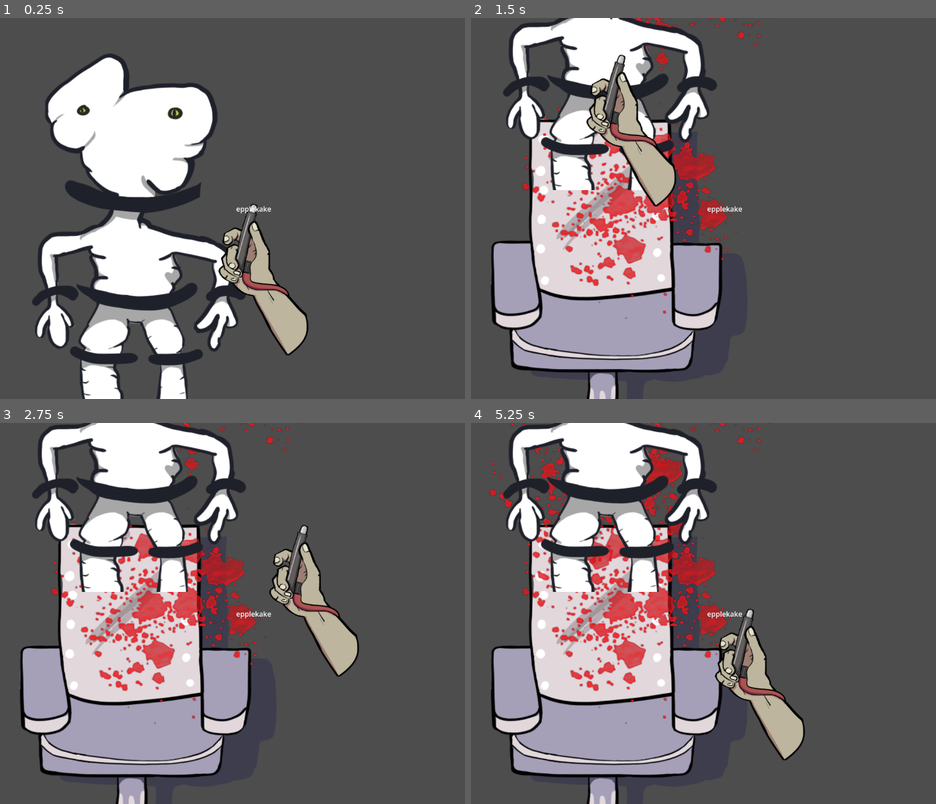
Above: before the commit, frames 1-4 (two rows, left to right).
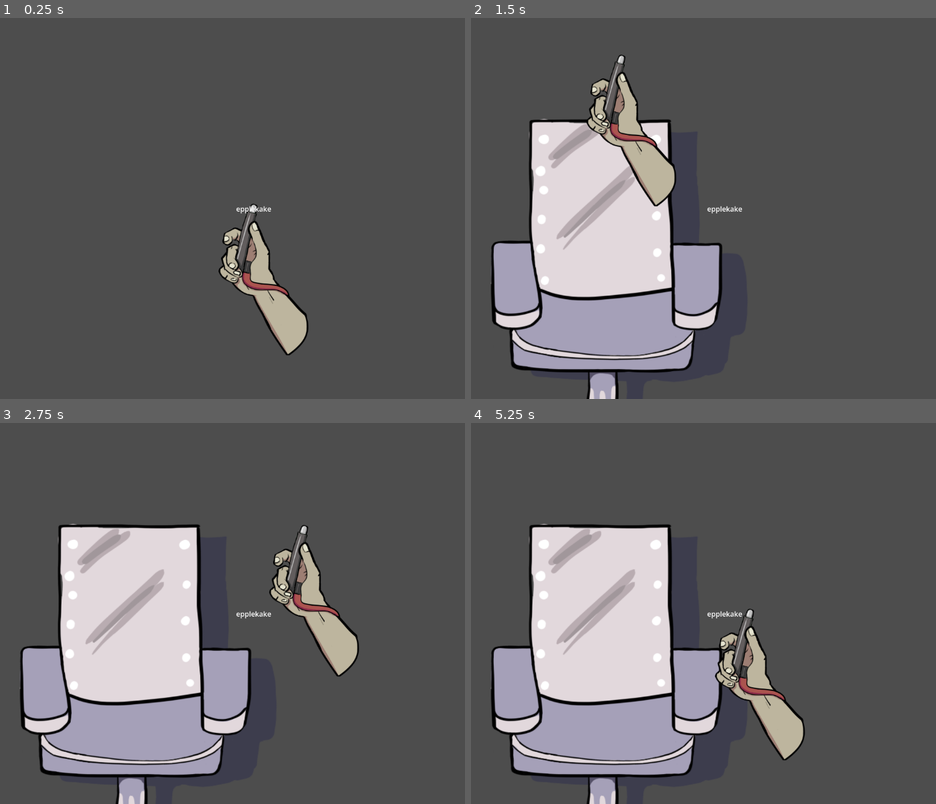
Above: after the commit, the same moments.

Repository: Slideshow776/Global-Game-Jam-2026
Game: Godot game, scene res://scenes/game.tscn
Two runs of this game, one before a commit and one after it. Both use one fixed random seed, a clock stepped at 60 frames per second and the inputs below.
Inputs (mouse positions are in pixels of both pictures, inside the frame that each line leads up to):
- Up to frame 1 (0.25 s): no input
- Up to frame 2 (1.5 s): tap Enter at 0.5, 0.6 s; move the mouse to (596, 231) at 0.52 s; click (596, 231) at 0.67 s; move the mouse to (619, 59) at 1.27 s; tap F at 1.35 s; click (619, 59) at 1.42 s
- Up to frame 3 (2.75 s): tap Space at 2 s; move the mouse to (302, 529) at 2.02 s; tap Enter at 2.1 s; click (302, 529) at 2.17 s
- Up to frame 4 (5.25 s): tap Enter at 2.75, 3.6, 4.25, 5.1 s; move the mouse to (698, 689) at 2.77 s; tap F at 2.85, 4.35 s; click (698, 689) at 2.92 s; tap Space at 3.5, 5 s; move the mouse to (875, 670) at 3.52 s; click (875, 670) at 3.67 s; move the mouse to (573, 556) at 4.27 s; click (573, 556) at 4.42 s; move the mouse to (750, 613) at 5.02 s; click (750, 613) at 5.17 s

The runs differ from the first frame. In frame 1, 23% of the frame differs, in the area x 6-53%, y 9-100%; in frame 2, 14%; in frame 3, 16%; in frame 4, 17%.
Error before the commit: Invalid assignment of property or key 'modulate' with value of type 'Color' on a base object of type 'null instance'. (res://scenes/mutant.gd:13)

Commit message:
Atmosphere changes when player shoots a mutant

Diff:
--- a/audio/audio_controller.gd
+++ b/audio/audio_controller.gd
@@ -10,36 +10,38 @@
 var volume_time: float = 1.0
 var is_falling: bool = false
 
+
 #var ShootGun: Array = [$Shoot.play,$MutantHit.play]
+func _playAtmosphere():
+	$Atmos.play()
+
+func _changeAtmosphere():
+	var AtmosPlayback: AudioStreamPlaybackInteractive = $Atmos.get_stream_playback()
+	AtmosPlayback.switch_to_clip(1)
 
 func _mutantHitSounds():
 	$MutantHit.play()
 	$Shoot.play()
+	_changeAtmosphere()
 
 func _sidechain():
 	is_falling = true
 
+func _ready():
 
-
-func _ready():
 	#Shoot Gun
 	if not mute:
 		GameState.gun_clicked.connect($Shoot.play)
 		GameState.gun_clicked.connect(_sidechain)
+
 	#Mutant Hit
 	if not mute:
 		GameState.mutant_hit.connect(_mutantHitSounds)
 
 	#Play atmos at start of the game
 	if not mute:
-		$Atmos.play()
-		await get_tree().create_timer(2.0).timeout
+		_playAtmosphere()
 
-		#Enviroment change
-		var AtmosPlayback: AudioStreamPlaybackInteractive = $Atmos.get_stream_playback()
-		if AtmosPlayback.is_playing():
-			AtmosPlayback.switch_to_clip(1)
-			print("Switched to clip 1")
 
 func _process(delta: float) -> void:
 	if is_falling:
--- a/scenes/mutant.gd
+++ b/scenes/mutant.gd
@@ -5,7 +5,7 @@
 signal mutantHit
 signal mutantDead
 
-@onready var sprite_2d: Sprite2D = %Sprite2D
+@onready var sprite_2d: Sprite2D = $Area2D/Sprite2D
 
 # Called when the node enters the scene tree for the first time.
 func _ready() -> void:
Not shown: 1 places in scenes/game.tscn that only renumber resources
